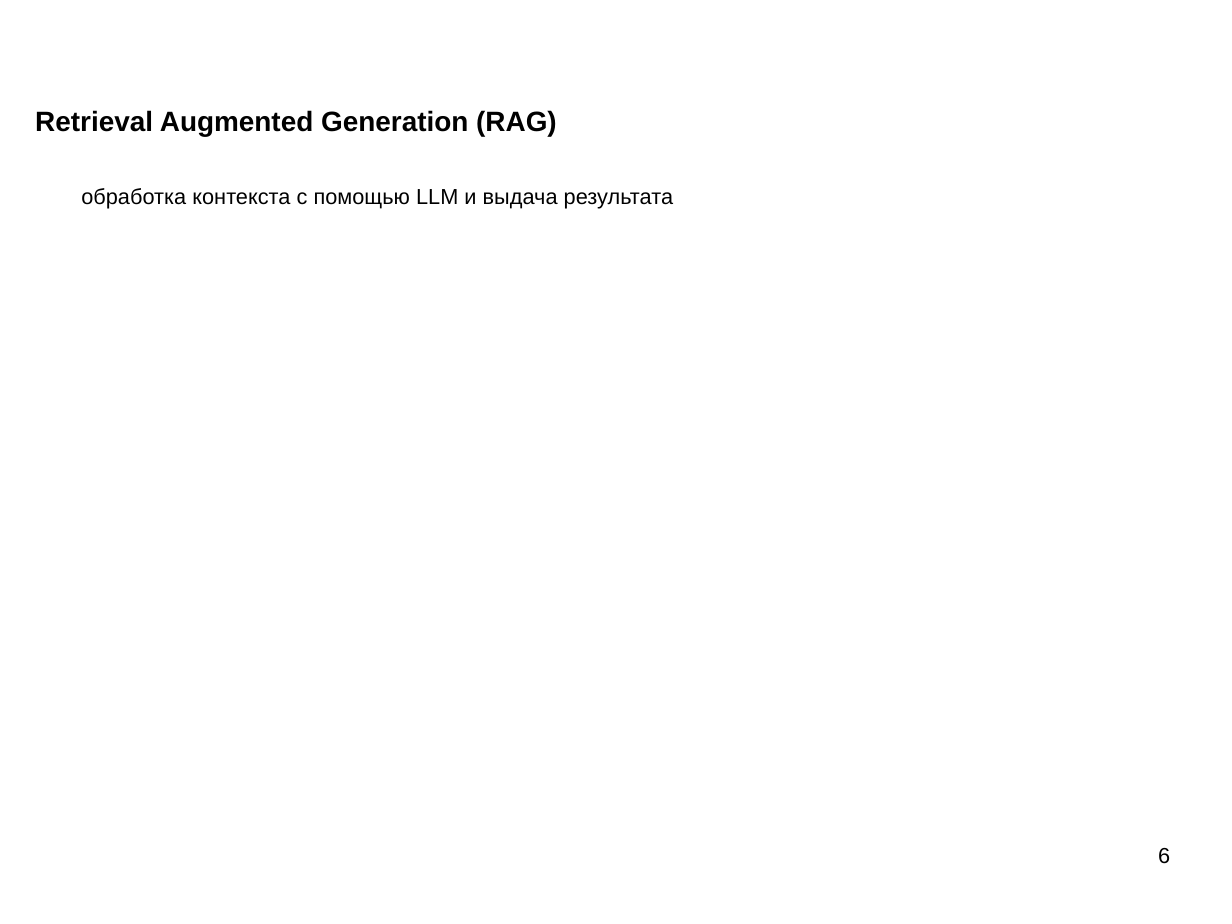
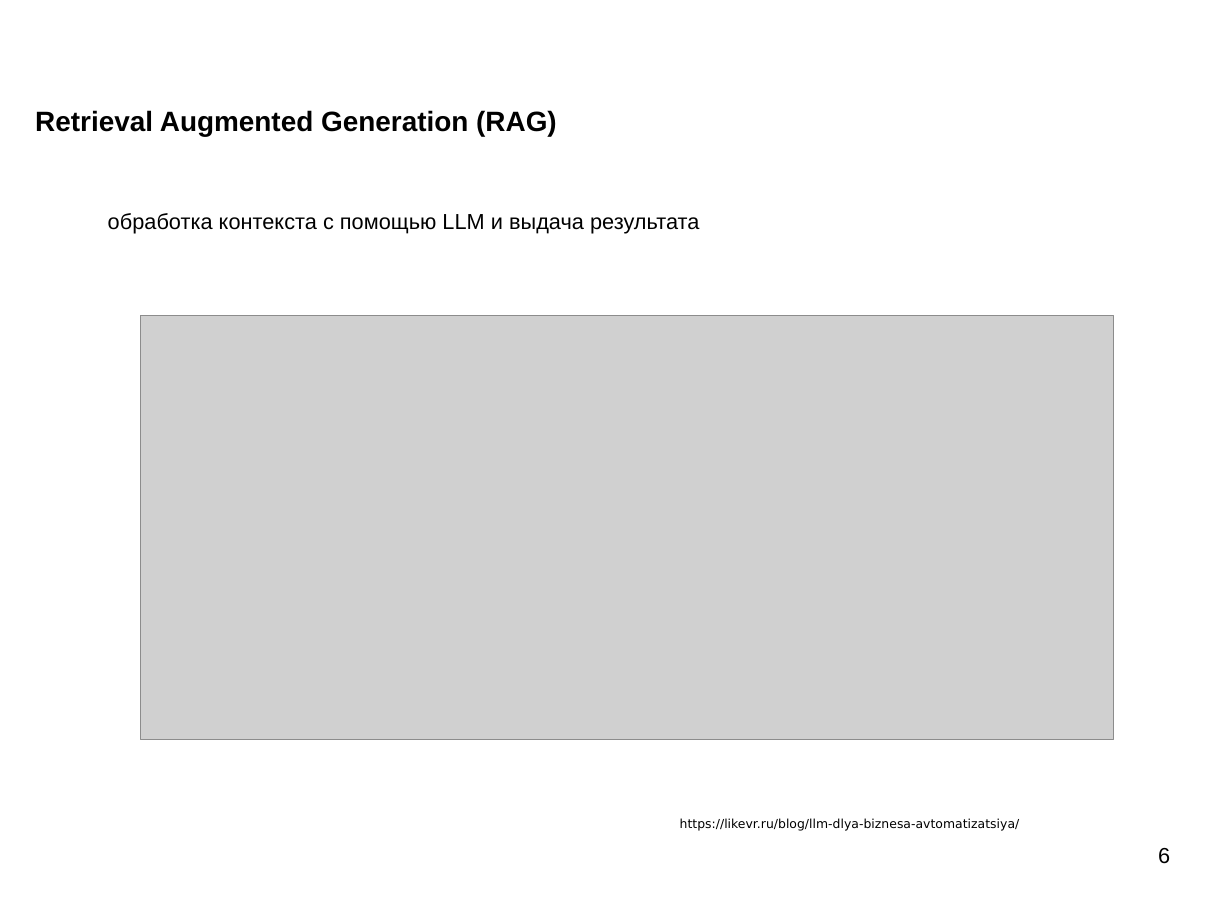
Before and after one commit to mechanoid5/ml_nlp_2025_I, a slide deck: slide 6 of 11-rag.odp. Drawn at 1232x924 pixels with LibreOffice and Linux fonts; fonts in the diff are those of the drawing; grey boxes stand for pictures; background and template pictures are left out. Boxes give left, top, right and bottom in pixels: in the first picture for what was removed or moved away, otherwise in the second. Text is boxed around its words. In the diff, an @@ line names an element or a change of style, - is before the commit and + after.

```diff
--- a/11-rag.odp
+++ b/11-rag.odp
@@ text "обработка контекста с помощью LLM ..." moved from (x1=81, y1=188, x2=673, y2=209) to (x1=108, y1=213, x2=699, y2=234) @@
@@ picture added at (x1=141, y1=315, x2=1113, y2=739) @@
@@ text added at (x1=680, y1=818, x2=1020, y2=831), 8 pt, text #000000 @@
+https://likevr.ru/blog/llm-dlya-biznesa-avtomatizatsiya/
```
Also in this commit, not shown: 5 other slides changed.
